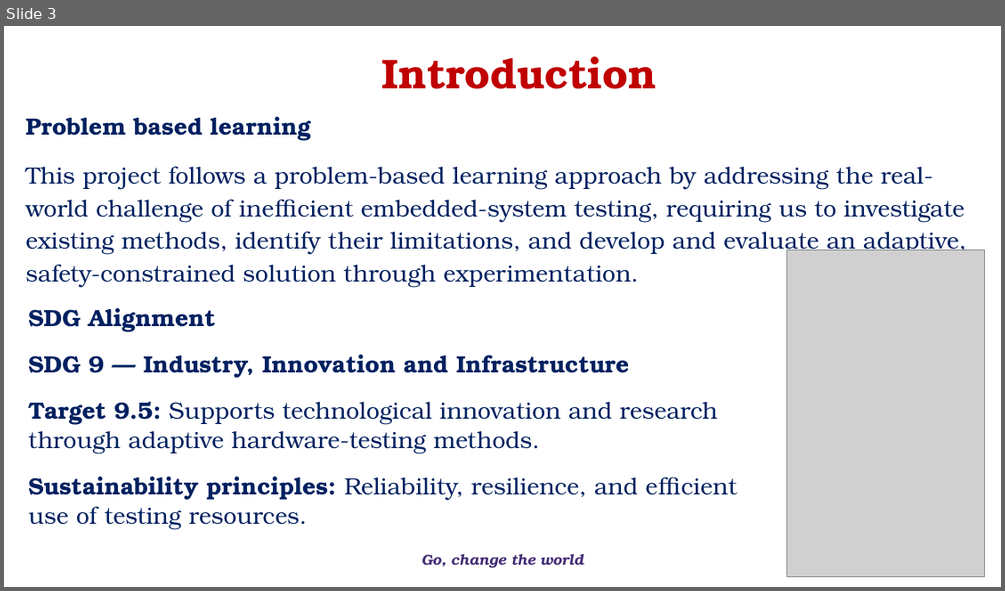
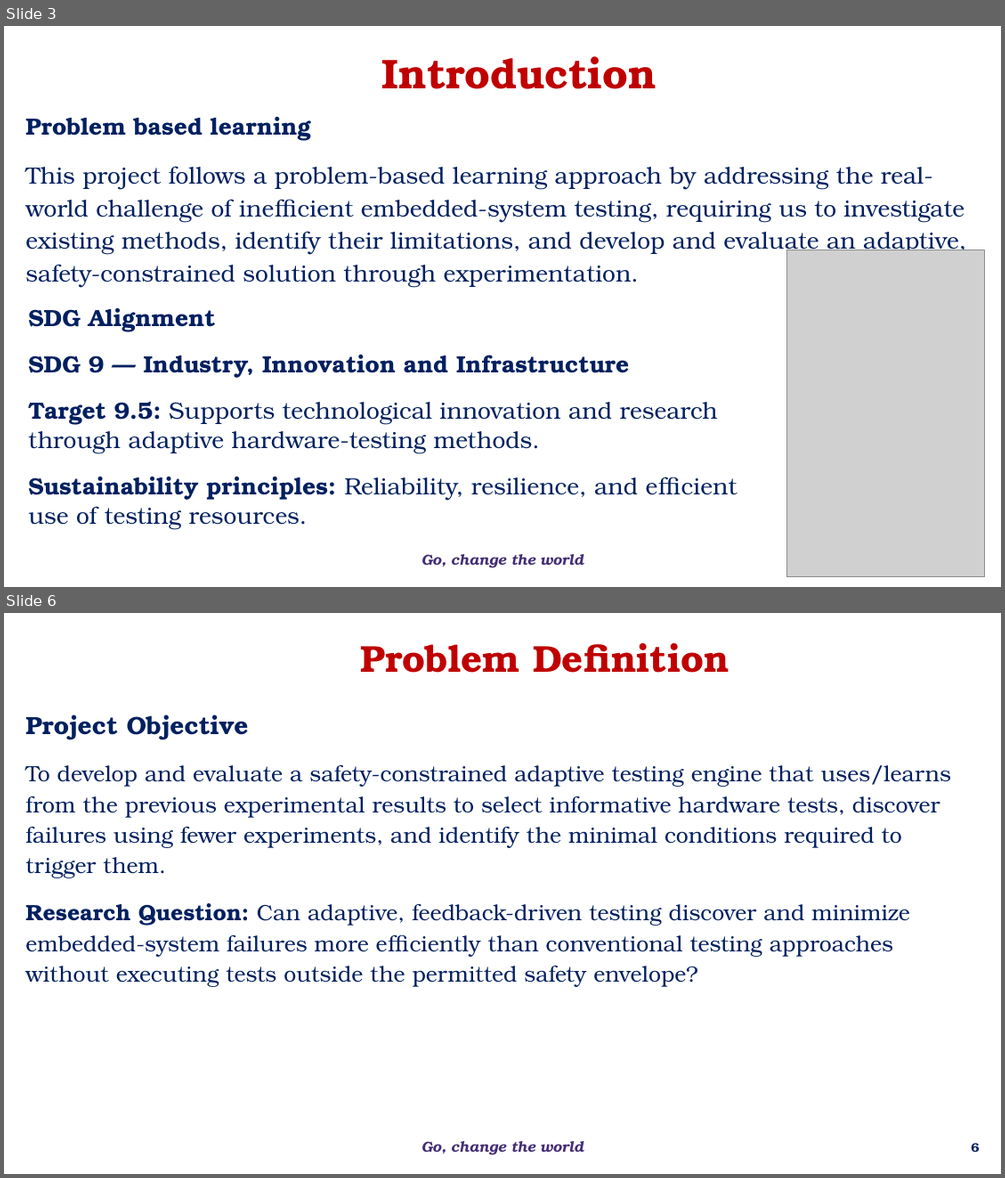
Before and after one commit to overclocked-2124/ChipCheck, a slide deck: docs/presentation/AI-Driven Adaptive Physical Testing for Embedded Systems - Phase 2.pptx. Shown one above the other, each under a label of ours: slide 3 before the commit, slides 3 and 6 after it; the slides between them are not shown. The pictures are 1005x591 and 1005x1178 pixels, drawn with LibreOffice and Linux fonts; fonts in the diff are those of the drawing; grey boxes stand for pictures; background and template pictures are left out. Boxes give left, top, right and bottom in pixels: in the first picture for what was removed or moved away, otherwise in the second. Text is boxed around its words. In the diff, an @@ line names an element or a change of style, - is before the commit and + after.

```diff
--- a/docs/presentation/AI-Driven Adaptive Physical Testing for Embedded Systems - Phase 2.pptx
+++ b/docs/presentation/AI-Driven Adaptive Physical Testing for Embedded Systems - Phase 2.pptx
@@ slide 6 added at (4, 613, 1001, 1174), background #FFFFFF; not listed: 1 template element that a slide beside it also shows @@
@@ rectangle added at (127, 613, 963, 701), outline #FFFFFF 1 pt dashed, 36 pt, text #C00000, bold @@
+Problem Definition
@@ text added at (25, 714, 951, 987), 21.3 pt, text #002060 @@
+Project Objective
+To develop and evaluate a safety-constrained adaptive testing engine that uses/learns from the previous experimental results to select informative hardware tests, discover failures using fewer experiments, and identify the minimal conditions required to trigger them.
+Research Question: Can adaptive, feedback-driven testing discover and minimize embedded-system failures more efficiently than conventional testing approaches without executing tests outside the permitted safety envelope?
@@ page number added at (971, 1143, 979, 1151), 12 pt, text #002060, bold @@
+6
```
Also in this commit, not shown: 15 slides changed, 7 other slides added, 3 slides removed.
